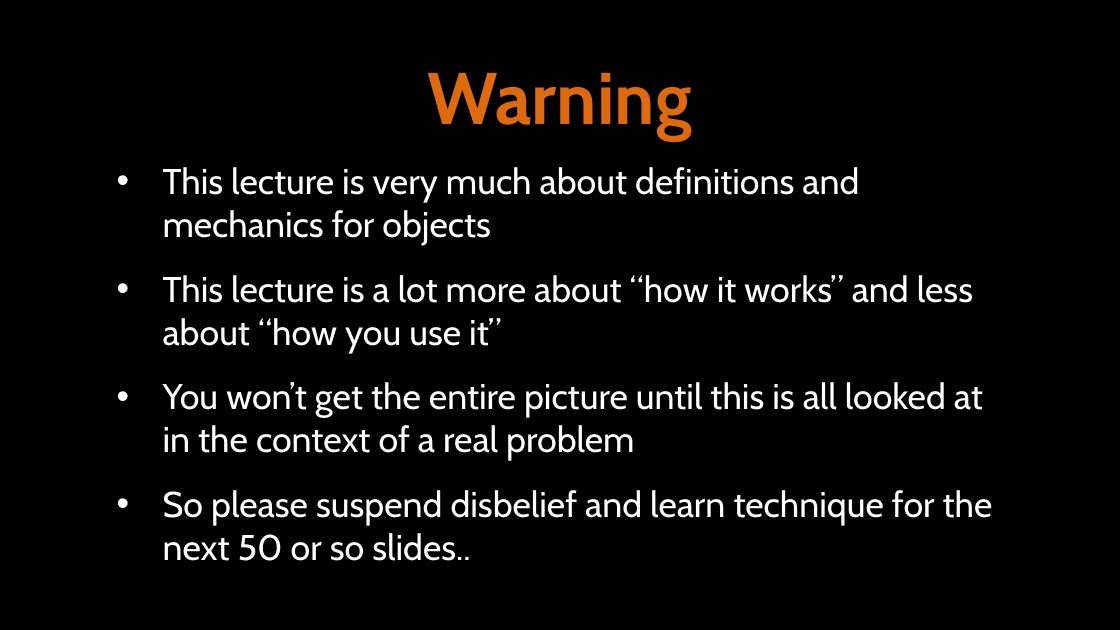
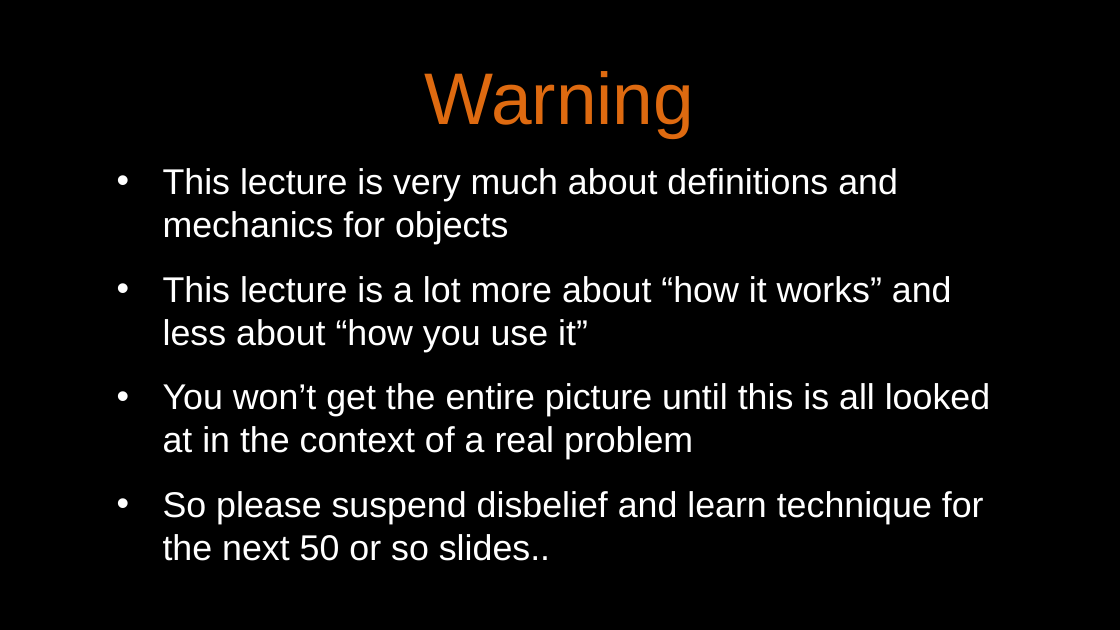
Before and after one commit to csev/py4e, a slide deck: slide 2 of lectures3/Pythonlearn-14-Objects.pptx. Drawn at 1120x630 pixels with LibreOffice and Linux fonts; fonts in the diff are those of the drawing. Boxes give left, top, right and bottom in pixels: in the first picture for what was removed or moved away, otherwise in the second. Text is boxed around its words. In the diff, an @@ line names an element or a change of style, - is before the commit and + after.

```diff
--- a/lectures3/Pythonlearn-14-Objects.pptx
+++ b/lectures3/Pythonlearn-14-Objects.pptx
@@ title "Warning" at [425,71,694,138]: font Cabin to Arial, bold off @@
@@ text "This lecture is very much ..." at [163,168,990,561]: font Cabin to Arial @@
```
Also in this commit, not shown: 43 other slides changed, 13 other files.
